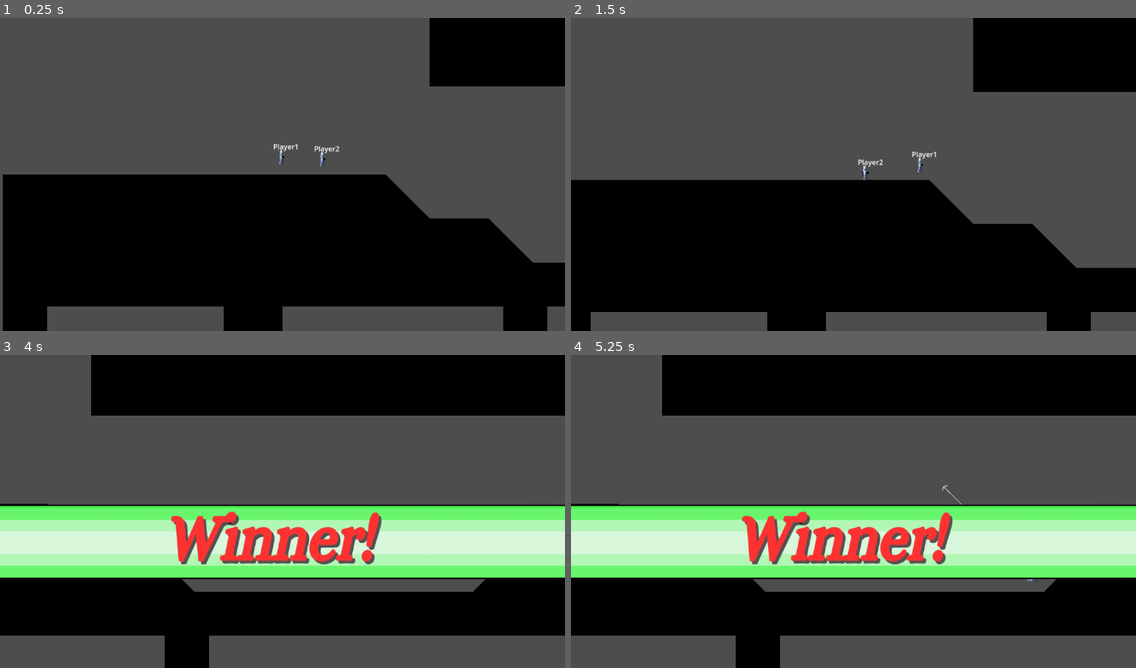
Above: before the commit, frames 1-4 (two rows, left to right).
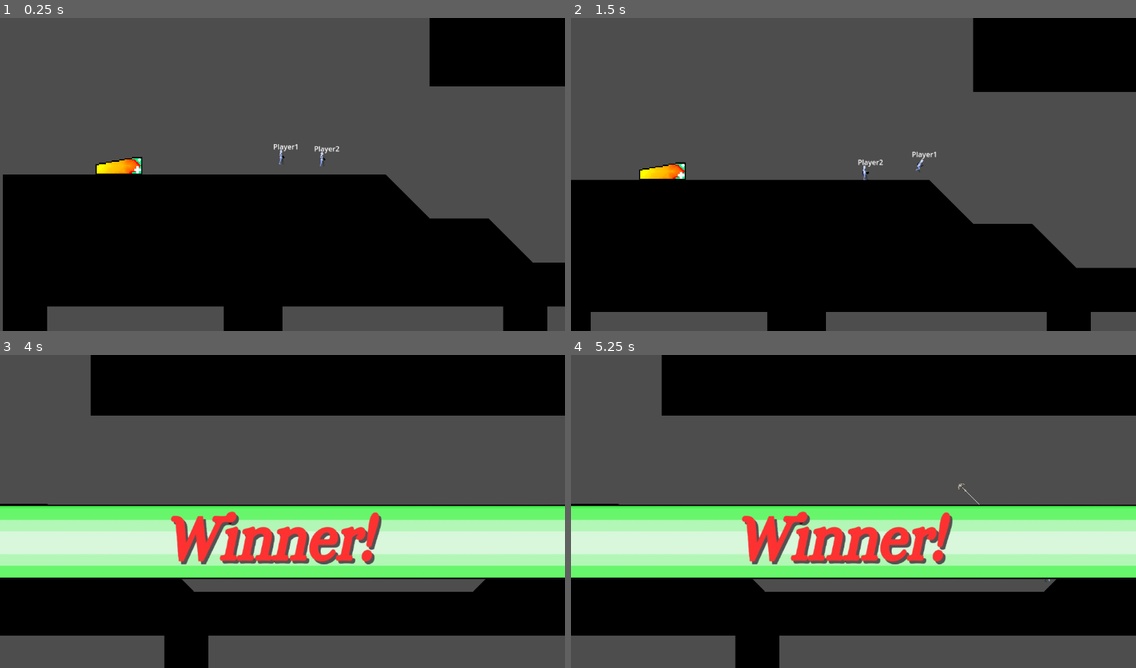
Above: after the commit, the same moments.

Repository: Puhalenthi/King-of-Speed
Game: Godot game, scene res://Scenes/jed_map.tscn
The game is run twice, just before and just after one commit, with the same random seed, the same clock (stepped at 60 frames per second) and the same inputs. This scene is started directly instead of the project's main scene.
Inputs (mouse positions are in pixels of both pictures, inside the frame that each line leads up to):
- Up to frame 1 (0.25 s): no input
- Up to frame 2 (1.5 s): tap Enter at 0.5 s; move the mouse to (977, 158) at 0.52 s; hold Space (boost) 0.53-1.28 s; hold Right (move_right) from 0.53 s (still down); tap Z (jump) at 0.77 s; move the mouse to (740, 190) at 1.27 s; tap Space (boost) at 1.35 s
- Up to frame 3 (4 s): tap Z (jump) at 1.52, 3.02, 3.77 s; move the mouse to (339, 442) at 2.02 s; release Right (move_right) at 2.03 s; hold Left (move_left) 2.03-2.78 s; hold X (grapple) 2.03-2.78 s; tap Space (boost) at 2.3, 3.05 s; move the mouse to (254, 574) at 2.77 s; hold Right (move_right) from 2.78 s (still down); tap P at 2.85 s; move the mouse to (452, 558) at 3.52 s; hold Space (boost) from 3.53 s (still down)
- Up to frame 4 (5.25 s): move the mouse to (684, 464) at 4.27 s; release Right (move_right) at 4.28 s; release Space (boost) at 4.28 s; hold Left (move_left) 4.28-5.03 s; tap Space (boost) at 4.35 s; tap Z (jump) at 4.52 s; tap Enter at 5 s; move the mouse to (881, 511) at 5.02 s; hold Right (move_right) from 5.03 s (still down); hold X (grapple) from 5.03 s (still down)

The runs differ from the first frame. In frame 1, 0.4% of the frame differs, in the area x 16-26%, y 44-50%; in frame 2, 0.4%, in the area x 12-63%, y 44-52%; in frame 3, less than 0.1%; in frame 4, less than 0.1%.

Commit message:
speed boost implemented

Diff:
--- a/kingofspeed/Scenes/jed_map.tscn
+++ b/kingofspeed/Scenes/jed_map.tscn
@@ -1,14 +1,18 @@
-[gd_scene load_steps=10 format=3 uid="uid://dm5cgxruw742a"]
+[gd_scene load_steps=12 format=3 uid="uid://bbriny3jv2jqf"]
 
 [ext_resource type="TileSet" uid="uid://dt01ujqbvfm8d" path="res://Sprites/Map/groundtiles.tres" id="1_egtcu"]
 [ext_resource type="Script" uid="uid://bu56a3bk5kdhk" path="res://Scripts/levelCamera.gd" id="1_w2pkx"]
 [ext_resource type="PackedScene" uid="uid://b84xvofva7ep7" path="res://Scenes/player.tscn" id="2_8njdb"]
-[ext_resource type="PackedScene" uid="uid://bp2c1440kuuft" path="res://Scenes/LeftSlope.tscn" id="3_t5hq7"]
+[ext_resource type="PackedScene" path="res://Scenes/LeftSlope.tscn" id="3_t5hq7"]
 [ext_resource type="Script" uid="uid://v31tg0ojl1pw" path="res://Scripts/Player2.gd" id="4_jy8rq"]
-[ext_resource type="PackedScene" uid="uid://2sav6y5ymn54" path="res://Scenes/RightSlope.tscn" id="4_q53se"]
-[ext_resource type="PackedScene" uid="uid://by701f6tkxndf" path="res://Scenes/boostway.tscn" id="5_q53se"]
-[ext_resource type="PackedScene" uid="uid://bxeygcgan3ecm" path="res://Scenes/checkpoint.tscn" id="7_jy8rq"]
-[ext_resource type="PackedScene" uid="uid://dfbt8id0lex30" path="res://Scenes/win_screen.tscn" id="9_1li2s"]
+[ext_resource type="PackedScene" path="res://Scenes/RightSlope.tscn" id="4_q53se"]
+[ext_resource type="PackedScene" path="res://Scenes/boostway.tscn" id="5_q53se"]
+[ext_resource type="PackedScene" path="res://Scenes/checkpoint.tscn" id="7_jy8rq"]
+[ext_resource type="PackedScene" path="res://Scenes/win_screen.tscn" id="9_1li2s"]
+[ext_resource type="Texture2D" uid="uid://bonef60qsbndy" path="res://Sprites/Map/speedboost.png" id="10_vqkbv"]
+
+[sub_resource type="RectangleShape2D" id="RectangleShape2D_j2k0l"]
+size = Vector2(228, 82)
 
 [node name="JedMap" type="Node2D"]
 script = ExtResource("1_w2pkx")
@@ -29,6 +33,7 @@
 
 [node name="CharacterBody2D" parent="Player2" index="0"]
 script = ExtResource("4_jy8rq")
+boost_speed_multiplier = 1.5
 
 [node name="UsernameLabel" parent="Player2/CharacterBody2D" index="4"]
 text = "Player2"
@@ -130,5 +135,25 @@
 [node name="win screen" parent="." instance=ExtResource("9_1li2s")]
 visible = false
 
+[node name="boost" type="Area2D" parent="."]
+z_index = -1
+texture_filter = 1
+position = Vector2(-1113, -30)
+scale = Vector2(1.4, 1.4)
+
+[node name="Sprite2D" type="Sprite2D" parent="boost"]
+position = Vector2(1, -21)
+scale = Vector2(5.68, 5.68)
+texture = ExtResource("10_vqkbv")
+
+[node name="CollisionShape2D" type="CollisionShape2D" parent="boost"]
+position = Vector2(3, -23)
+shape = SubResource("RectangleShape2D_j2k0l")
+
+[connection signal="area_entered" from="boost" to="Player/CharacterBody2D" method="_on_boost_area_entered"]
+[connection signal="area_exited" from="boost" to="Player/CharacterBody2D" method="_on_boost_area_exited"]
+[connection signal="body_entered" from="boost" to="Player/CharacterBody2D" method="_on_boost_body_entered"]
+[connection signal="body_exited" from="boost" to="Player/CharacterBody2D" method="_on_boost_body_exited"]
+
 [editable path="Player"]
 [editable path="Player2"]
--- a/kingofspeed/Scripts/Player.gd
+++ b/kingofspeed/Scripts/Player.gd
@@ -49,8 +49,9 @@
 # Boost system
 @export var max_boost: float = 100.0
 var current_boost: float = 100.0
+var collect_boost = false
 @export var boost_consumption_rate: float = 50.0
-@export var boost_speed_multiplier: float = 1.5
+@export var boost_speed_multiplier: float = 1.6
 var is_boosting: bool = false
 
 # Grapple system
@@ -100,6 +101,9 @@
 	update_momentum_buffer()
 	move_and_slide()
 	update_player_anim()
+	print(collect_boost)
+	if collect_boost:
+		current_boost+=1
 
 	# Check for ground landing while grappled (must be after move_and_slide)
 	handle_grapple_ground_exit()
@@ -217,7 +221,7 @@
 func update_player_state():
 	var new_state: PlayerState
 	var is_moving = abs(velocity.x) > 1.0
-	var is_super_speed = abs(velocity.x) >= super_speed_threshold
+	var is_super_speed = Input.is_action_pressed("boost") and current_boost > 0
 	var is_grounded = is_on_floor()
 
 	# Check grapple states first
@@ -406,6 +410,7 @@
 
 		# Apply acceleration when moving
 		velocity.x = move_toward(velocity.x, direction * effective_speed, acceleration * delta)
+		print("bost ", current_boost)
 	else:
 		# Handle friction based on current state
 		if is_on_floor():
@@ -609,3 +614,20 @@
 
 func transferMomentum(direction):
 	velocity.x += momentum_buffer * direction
+
+
+func _on_boost_area_entered(area: Area2D) -> void:
+	collect_boost = true
+
+
+
+func _on_boost_area_exited(area: Area2D) -> void:
+	collect_boost = false
+
+
+func _on_boost_body_entered(body: Node2D) -> void:
+	collect_boost = true
+
+
+func _on_boost_body_exited(body: Node2D) -> void:
+	collect_boost = false
--- a/kingofspeed/project.godot
+++ b/kingofspeed/project.godot
@@ -25,6 +25,7 @@
 slope=""
 player=""
 grapple=""
+boost=""
 
 [input]
 
Binary file added: kingofspeed/Sprites/Map/speedboost.png
Not shown, added: kingofspeed/Sprites/Map/speedboost.png.import
Not shown, changed: kingofspeed/Sprites/.DS_Store
